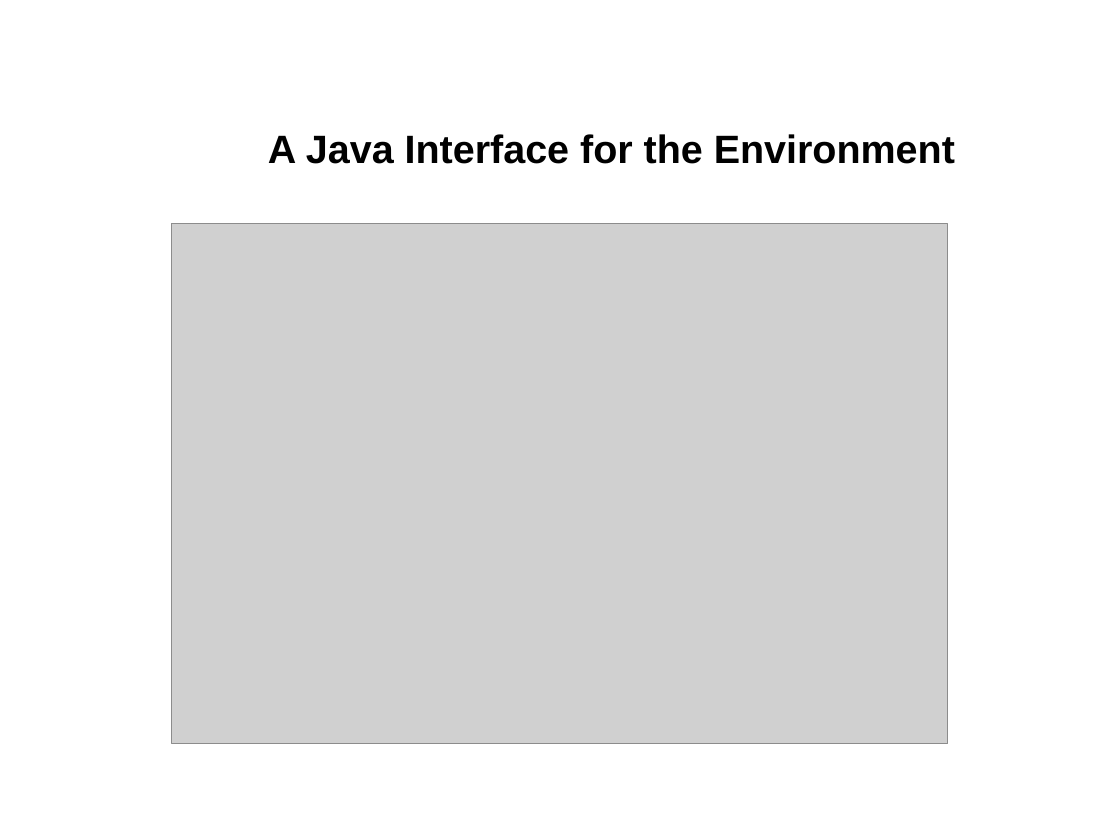
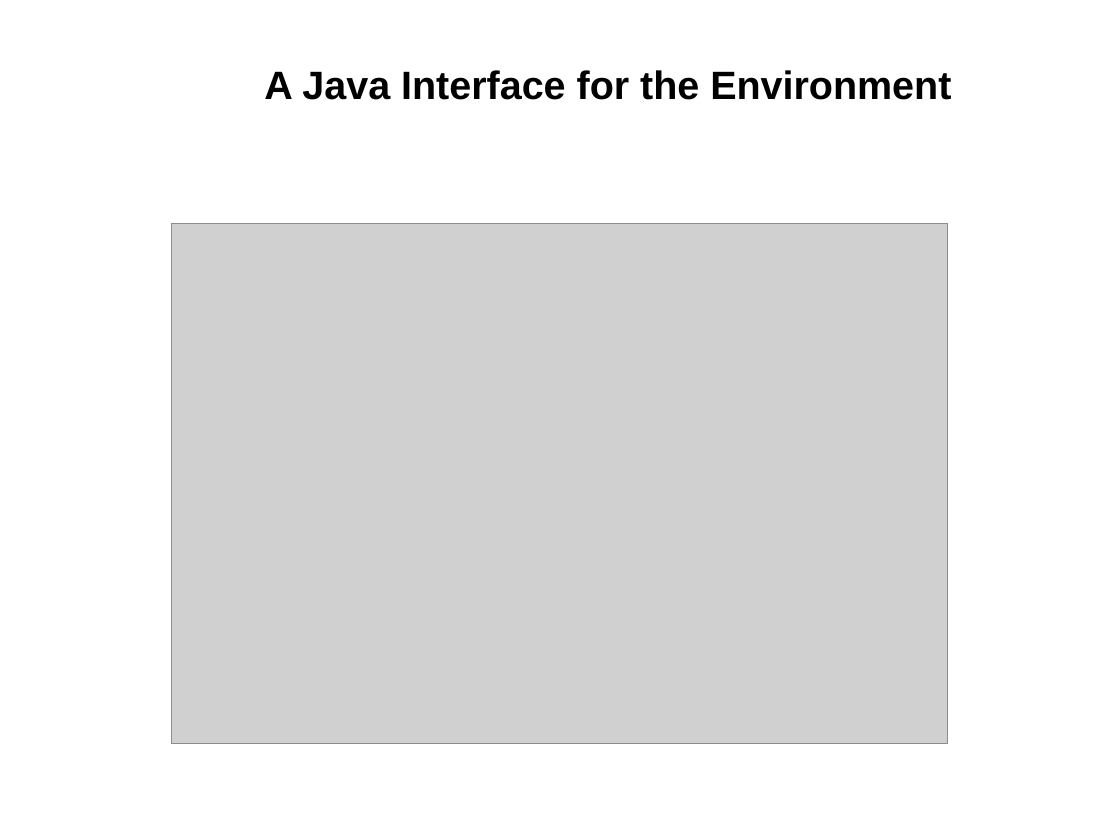
Before and after one commit to weetmuts/rodin-b-sharp-iUML_B_Utils, a slide deck: slide 4 of work/store/Writing/RUDW2014(accepted)/presentation/presentation.odp. Drawn at 1120x840 pixels with LibreOffice and Linux fonts; fonts in the diff are those of the drawing; grey boxes stand for pictures. Boxes give left, top, right and bottom in pixels: in the first picture for what was removed or moved away, otherwise in the second. Text is boxed around its words. In the diff, an @@ line names an element or a change of style, - is before the commit and + after.

```diff
--- a/work/store/Writing/RUDW2014(accepted)/presentation/presentation.odp
+++ b/work/store/Writing/RUDW2014(accepted)/presentation/presentation.odp
@@ text "A Java Interface for the ...": place and size @@
-text "A Java Interface for the ..." at bbox=[268, 134, 955, 164]
+text "A Java Interface for the ..." at bbox=[264, 70, 951, 100]
@@ text "A Java Interface for the ..." at bbox=[264, 70, 951, 100]: alignment left to centre @@
```
Also in this commit, not shown: 3 other slides changed, 3 slides added, 2 slides removed, 4 other files.
